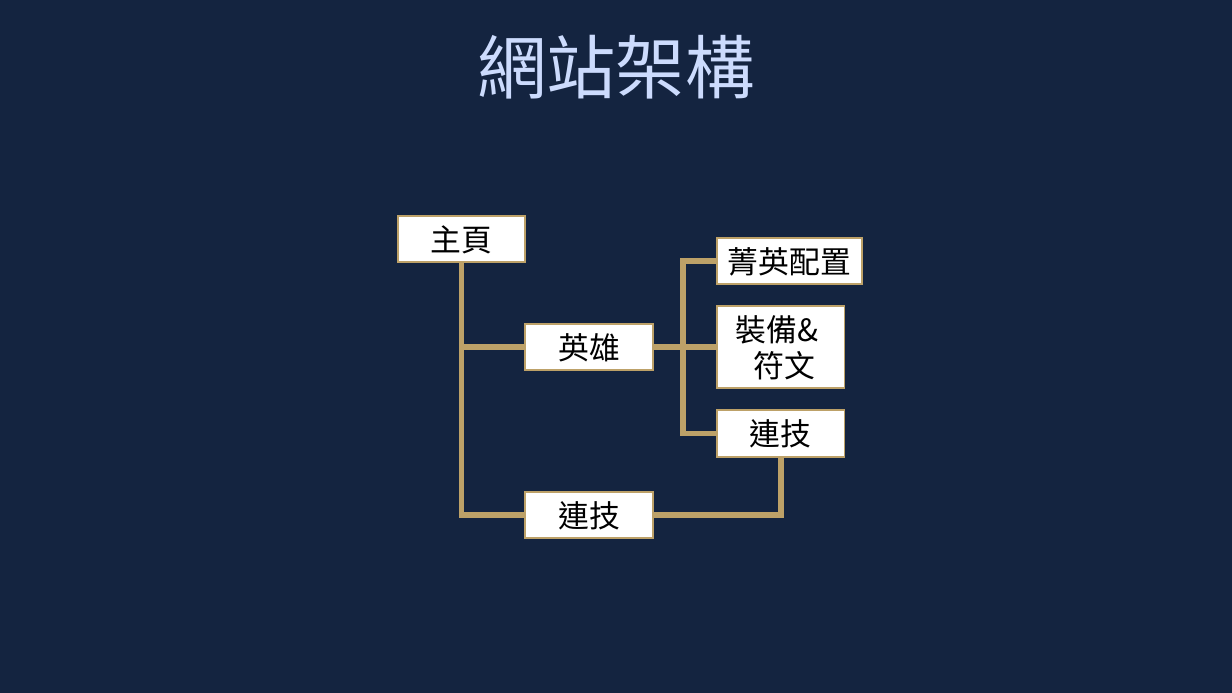
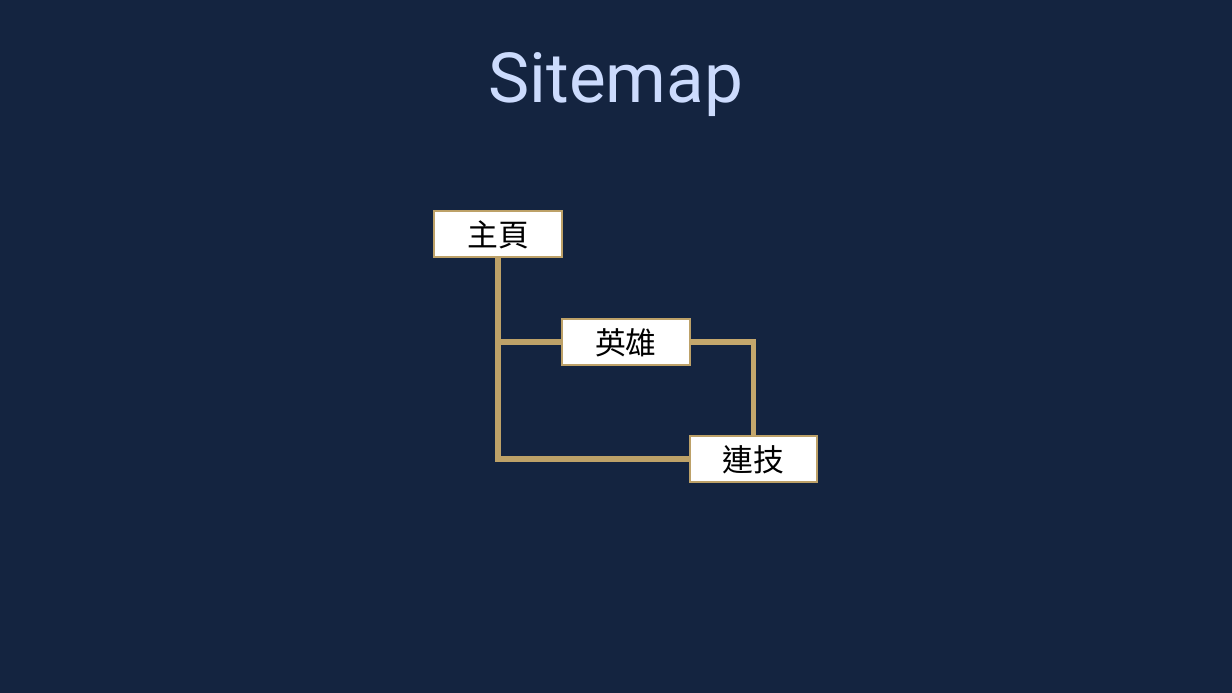
Before and after one commit to leonasdev/WebMidProject, a slide deck: slide 6 of 企劃書.pptx. Drawn at 1232x693 pixels with LibreOffice and Linux fonts; fonts in the diff are those of the drawing. Boxes give left, top, right and bottom in pixels: in the first picture for what was removed or moved away, otherwise in the second. Text is boxed around its words. In the diff, an @@ line names an element or a change of style, - is before the commit and + after.

```diff
--- a/企劃書.pptx
+++ b/企劃書.pptx
@@ text at [489, 52, 744, 116]: text changed; font Noto Sans CJK JP to Roboto @@
-網站架構
+Sitemap
@@ rectangle removed at [717, 238, 862, 284] @@
-菁英配置
@@ elbow line moved from (462, 262) - (526, 516) to (498, 257) - (690, 459) @@
@@ elbow line removed from (717, 261) to (683, 348) @@
@@ rectangle removed at [717, 306, 845, 388] @@
-裝備&
-符文
@@ 2 rectangles, 1 line: place and size @@
-2 rectangles, 1 line at [397, 215, 653, 371]
+2 rectangles, 1 line at [434, 211, 689, 365]
@@ line removed from (653, 348) to (717, 348) @@
@@ elbow line moved from (717, 433) - (683, 348) to (690, 342) - (754, 436) @@
@@ elbow line (690, 342) - (754, 436): stroke #BDA168 4.5 pt to #C4A76C 4.5 pt @@
@@ rectangle "連技": place and size @@
-rectangle "連技" at [717, 410, 845, 457]
+rectangle "連技" at [690, 436, 818, 482]
@@ elbow line removed from (653, 516) to (781, 457) @@
@@ rectangle removed at [526, 492, 653, 538] @@
-連技
```
Also in this commit, not shown: 1 other slide changed, 1 slide added.
